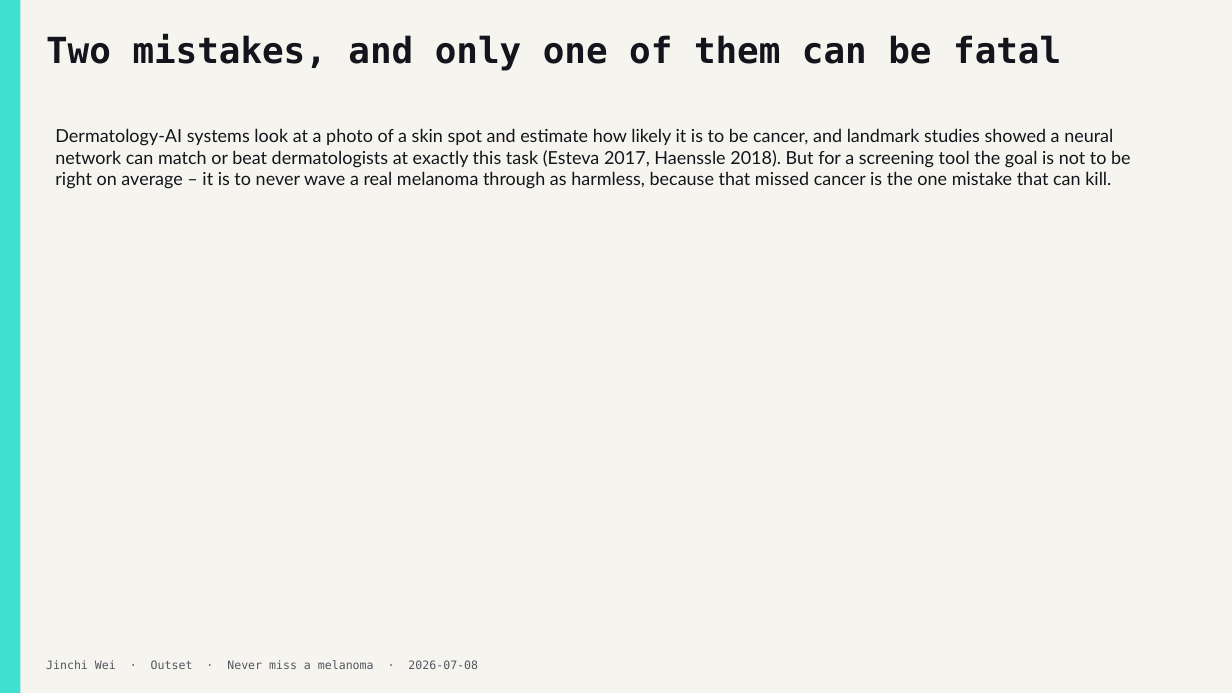
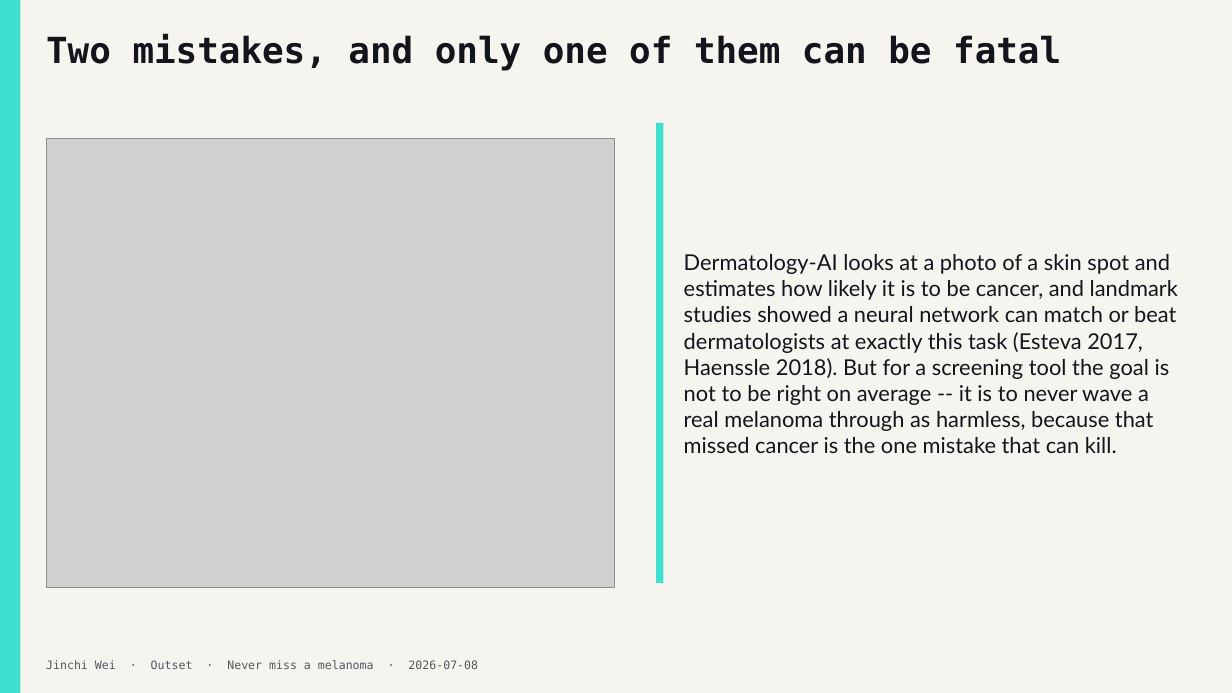
Before and after one commit to jinchiwei/outset-ai-healthcare, a slide deck: slide 3 of solutions/g2_skin_screening/slides/g2_skin_screening.pptx. Drawn at 1232x693 pixels with LibreOffice and Linux fonts; fonts in the diff are those of the drawing; grey boxes stand for pictures. Boxes give left, top, right and bottom in pixels: in the first picture for what was removed or moved away, otherwise in the second. Text is boxed around its words. In the diff, an @@ line names an element or a change of style, - is before the commit and + after.

```diff
--- a/solutions/g2_skin_screening/slides/g2_skin_screening.pptx
+++ b/solutions/g2_skin_screening/slides/g2_skin_screening.pptx
@@ text "Dermatology-AI looks at a photo ..." at (x1=684, y1=254, x2=1178, y2=453): vertical alignment top to middle @@
@@ picture added at (x1=46, y1=139, x2=615, y2=588) @@
@@ rectangle added at (x1=656, y1=123, x2=664, y2=583), fill #40E0D0 @@
@@ text at (x1=684, y1=254, x2=1178, y2=453): text changed; size 14 to 17 pt @@
-Dermatology-AI systems look at a photo of a skin spot and estimate how likely it is to be cancer, and landmark studies showed a neural network can match or beat dermatologists at exactly this task (Esteva 2017, Haenssle 2018). But for a screening tool the goal is not to be right on average – it is to never wave a real melanoma through as harmless, because that missed cancer is the one mistake that can kill.
+Dermatology-AI looks at a photo of a skin spot and estimates how likely it is to be cancer, and landmark studies showed a neural network can match or beat dermatologists at exactly this task (Esteva 2017, Haenssle 2018). But for a screening tool the goal is not to be right on average -- it is to never wave a real melanoma through as harmless, because that missed cancer is the one mistake that can kill.
```
Also in this commit, not shown: 11 other slides changed, 3 other files.
